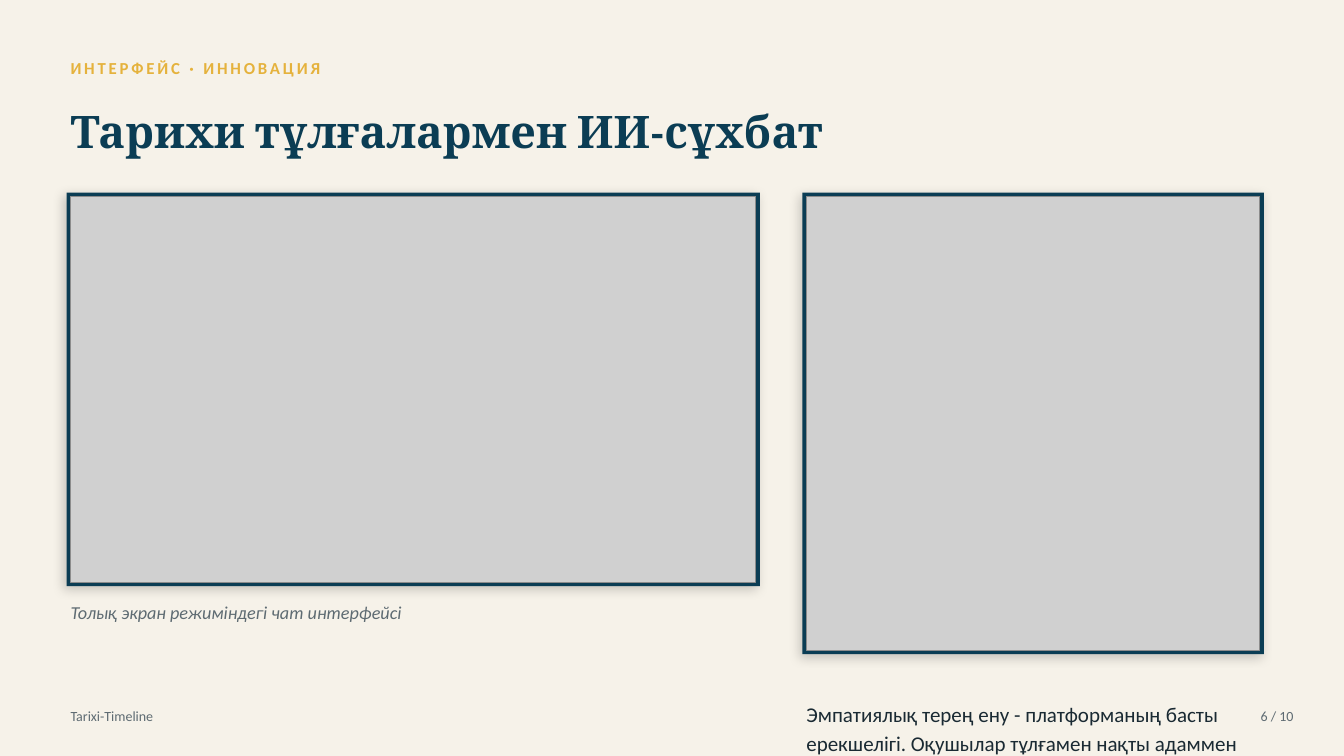
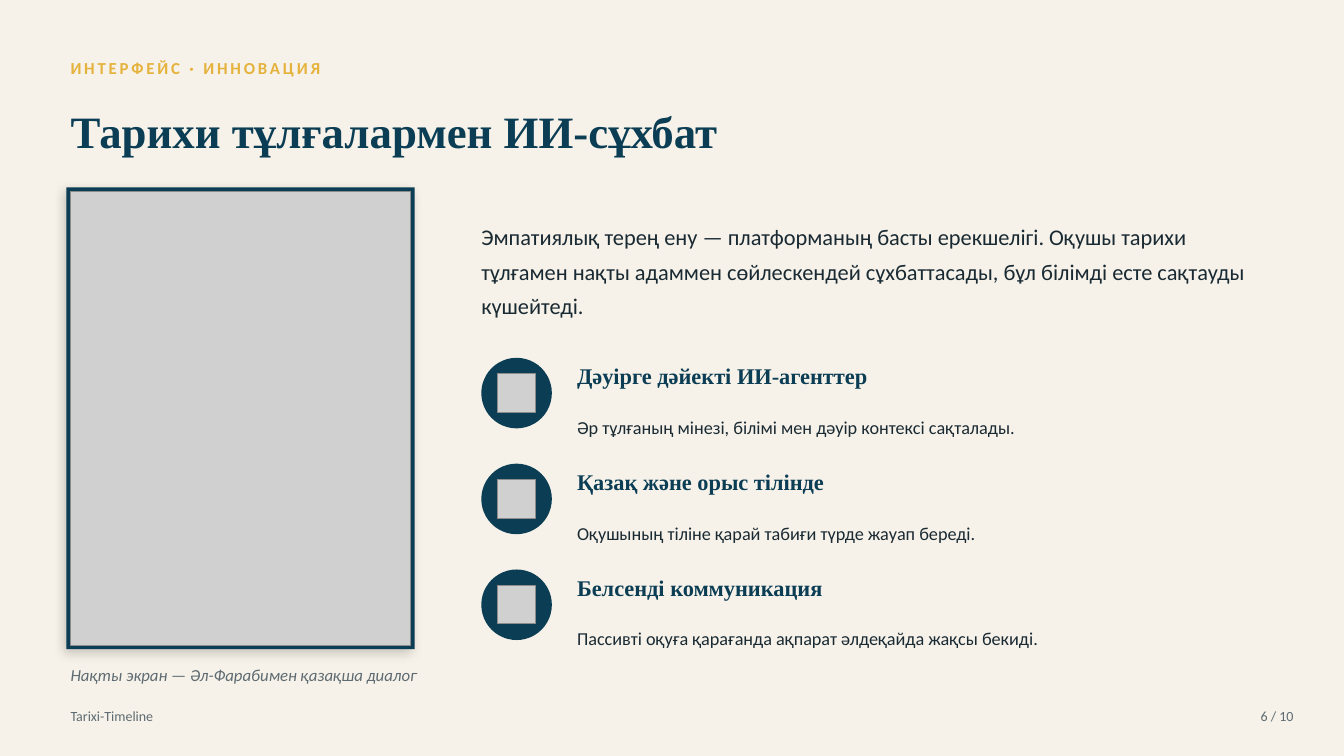
Before and after one commit to bekarazhan/tarixi-timeline, a slide deck: slide 6 of grant-presentation/Tarixi-Timeline_Tauelsizdik_urpaqtary.pptx. Drawn at 1344x756 pixels with LibreOffice and Linux fonts; fonts in the diff are those of the drawing; grey boxes stand for pictures. Boxes give left, top, right and bottom in pixels: in the first picture for what was removed or moved away, otherwise in the second. Text is boxed around its words. In the diff, an @@ line names an element or a change of style, - is before the commit and + after.

```diff
--- a/grant-presentation/Tarixi-Timeline_Tauelsizdik_urpaqtary.pptx
+++ b/grant-presentation/Tarixi-Timeline_Tauelsizdik_urpaqtary.pptx
@@ text "Тарихи тұлғалармен ИИ-сұхбат" at <box>71,116,717,158</box>: font Cambria to Times New Roman @@
@@ rectangle: place and size @@
-rectangle at <box>67,193,760,586</box>
+rectangle at <box>67,188,415,649</box>
@@ picture removed at <box>71,197,756,583</box> @@
@@ picture added at <box>71,192,411,645</box> @@
@@ rectangle removed at <box>803,193,1264,654</box> @@
@@ picture removed at <box>807,197,1260,650</box> @@
@@ text at <box>481,229,1244,318</box>: text changed; size 15 to 16 pt @@
-Эмпатиялық терең ену - платформаның басты ерекшелігі. Оқушылар тұлғамен нақты адаммен сөйлескендей әңгімелеседі.
+Эмпатиялық терең ену — платформаның басты ерекшелігі. Оқушы тарихи тұлғамен нақты адаммен сөйлескендей сұхбаттасады, бұл білімді есте сақтауды күшейтеді.
@@ ellipse added at <box>482,358,553,429</box>, fill #0B3D54 @@
@@ picture added at <box>497,374,535,412</box> @@
@@ text added at <box>577,368,867,389</box>, 16 pt, text #0B3D54, bold @@
+Дәуірге дәйекті ИИ-агенттер
@@ text added at <box>577,421,1015,437</box>, 13 pt, text #1A2A33 @@
+Әр тұлғаның мінезі, білімі мен дәуір контексі сақталады.
@@ ellipse added at <box>482,464,553,534</box>, fill #0B3D54 @@
@@ text added at <box>577,474,824,495</box>, 16 pt, text #0B3D54, bold @@
+Қазақ және орыс тілінде
@@ picture added at <box>497,480,535,518</box> @@
@@ text added at <box>577,527,975,543</box>, 13 pt, text #1A2A33 @@
+Оқушының тіліне қарай табиғи түрде жауап береді.
@@ ellipse added at <box>482,570,553,640</box>, fill #0B3D54 @@
@@ picture added at <box>497,586,535,624</box> @@
@@ text added at <box>577,580,822,601</box>, 16 pt, text #0B3D54, bold @@
+Белсенді коммуникация
@@ text removed at <box>71,606,402,622</box> @@
-Толық экран режиміндегі чат интерфейсі
@@ text added at <box>577,632,1038,648</box>, 13 pt, text #1A2A33 @@
+Пассивті оқуға қарағанда ақпарат әлдеқайда жақсы бекиді.
@@ text added at <box>71,669,417,684</box>, 12 pt, text #5E6B72, italic @@
+Нақты экран — Әл-Фарабимен қазақша диалог
```
Also in this commit, not shown: 9 other slides changed, 7 other files.
